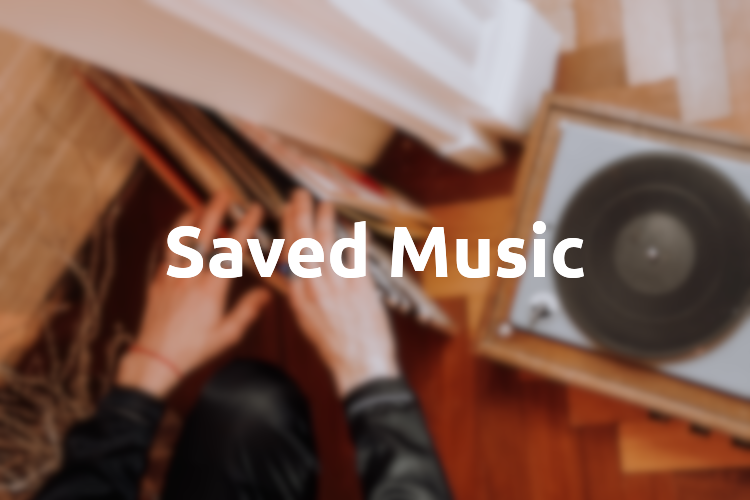
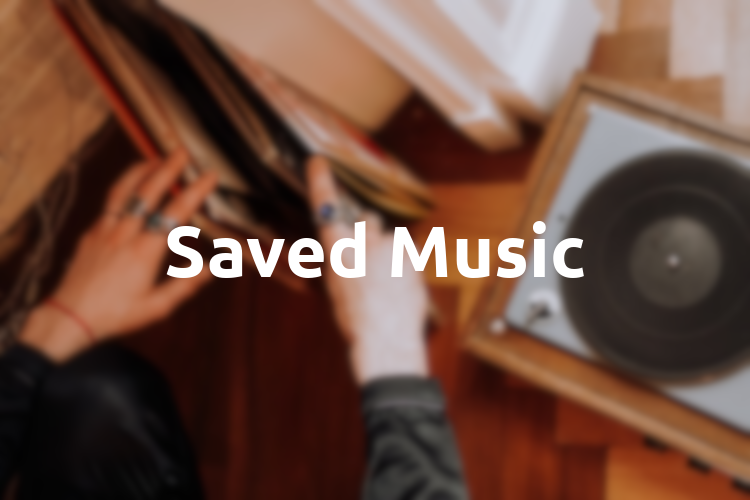
The second 750px x 500px image is a revision of the first. Changes to its layers:
moved "Saved Music" above "savedMusic_background.jpg" over [166, 221, 584, 278]
removed layer "Saved Music.jpg cópia" over [0, 0, 750, 500]
renamed "Saved Music #1" to "savedMusic_background.jpg", painted on it over [0, 0, 750, 500]
